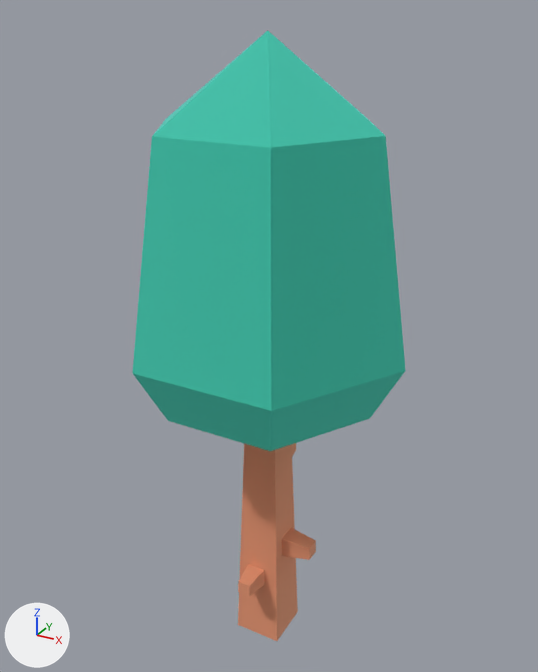
Two versions of the glTF model apps/client/public/env/kenney-nature-kit/tree_default.glb, one commit apart.
Camera for both pictures: a 50 mm lens placed at (0.866, -1.569, 1.702), pointed at (-0.018, 0.038, 0.899). Lighting does not change. The marker at lower left points along +X, +Y and +Z. The picture after the commit comes second.

Objects in the first picture: 'tree_default'.
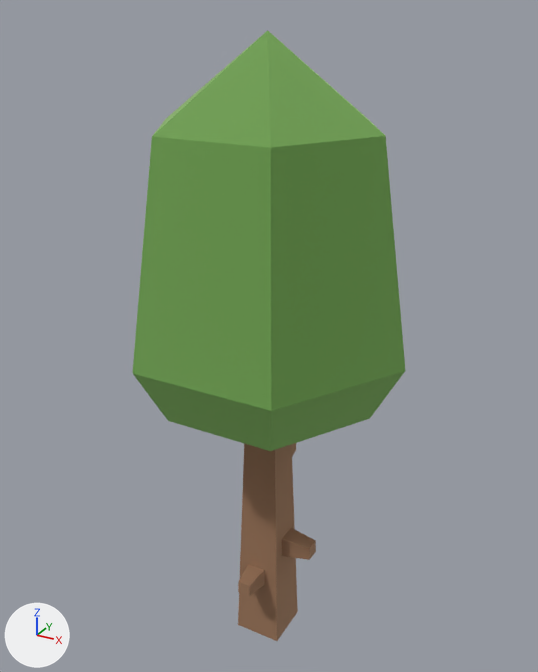
Where the newer file only moved an object's origin or applied its transform, the numbers keep the older frame.

What differs and where, as boxes [x1, y1, x2, y2] in the pictures (538 x 672 px):
'tree_default', recoloured (cyan to green)
    both: [133, 31, 406, 641]

The change in detail:
Material 'woodBark' (mat_woodbark) changes colour from beige #f2be9e to beige #c2a185; in linear values from (0.886, 0.514, 0.341) to (0.541, 0.357, 0.235).
Material 'leafsGreen' (mat_leafsgreen) changes colour from cyan #70e6d6 to green #a4ce85; in linear values from (0.161, 0.788, 0.671) to (0.373, 0.62, 0.235).
